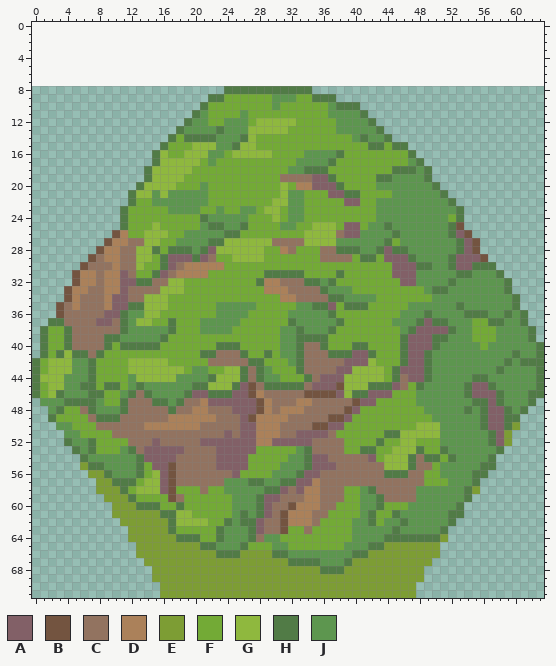
Sprite sheet, stored at Images/TileSets/Civ6/Tiles/Sri Pada.png. The picture above is the old version.
The file is 64x64 pixels. The old version is drawn lined up with the new one, on the new canvas.
Palette (. is transparent): A #826067  B #735440  C #927360  D #ab815a  E #7d9d34  F #73aa36  G #8fb83e  H #517b46  J #5d964f
After the commit:
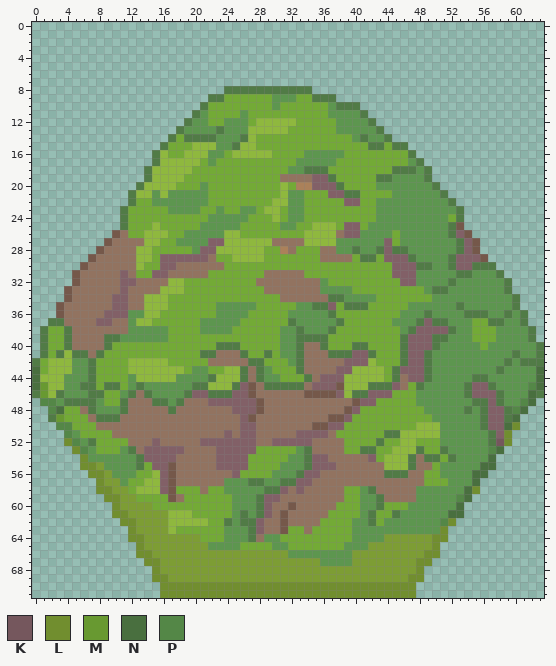
Colours new in this view: K #75575d  L #718e2f  M #689931  N #496f3f  P #548747
Changes in this commit:
canvas 64x64 -> 64x72, the old top-left corner now at 0,8
colour B: #735440 -> #75584a
Changed rows in their new state; - is a pixel that keeps its letter.
first column x 37:
16 -J
17 J-
first column x 0:
24 ---------------------F------------------------------------------
25 ----------------------JJ--F-----------------J-------------------
26 -----------C------------GG-------------------F------------------
27 ----------CC----------AA--------------------A-------------------
28 ---------CC----F-FFF-A----------------JJ------------------------
29 ---------CC-----A---A-------------------------------------------
30 ----------C-----A--CCCCC----------------------------------------
31 ------CC-CC----A--CCCC-------CCCCC----F-------------------------
32 ------CC-CC--CC-------------CCC---CC-F--------------------------
33 -----CC--CC------------------CCC----J---------------------------
34 -----C---C---------------------CC-------------------------------
35 -----C---C--CC--------------------------------------------------
36 -----------A----------------------------------------------------
37 -----------C-----F----------------------------------------------
38 -----------C-----F----------------------------------------------
39 ----------------J-----------------------------------------------
40 -----------FFFFF------------------------------------------------
43 N--------------------------------------------------------------N
44 N--------------------------------------------------------------N
45 NM------------------------------------------------------------PN
46 -M--------------------------C---------------------------------N-
47 -PP------------------C-------C---CC--------------------------PN-
48 --PN----------------CC-------C-CCC--------------------------PN--
49 ---M-------------CCCCCC-----CCCC----------------------------N---
50 ---PP---------CCCCCCC-------CCC----------------------------NL---
51 ----P-----------------------CCC----------------------------L----
52 ----LP----------------------CC----------------------------KL----
53 -----LPJ-------------------------------------------------PN-----
54 ------L--------------------------------------------------N------
55 ------LLE-----------------------------------------------NN------
56 -------LLE---F-----------------------------------------NN-------
57 --------L-EJF----------------------C-------------------N--------
58 --------LL-E----------------------CC------------------NL--------
59 ---------LL-E---------------------CC-----------------PN---------
60 ----------L--EEF--F--------------CCC-----------------N----------
61 ----------LL----EG--------------CCC-----------------NN----------
62 -----------LL----G--------------CCC-----------J----PL-----------
63 ------------L----G-----F---------------------J-----L------------
64 ------------LL----EEE--F--------------------EEEEEELL------------
65 -------------L-------EJ---F---------------EE------L-------------
66 -------------LL--------EEE----EE--------EE-------LL-------------
67 --------------LL----------------EEEE---J--------LL--------------
68 ---------------L--------------------EEE---------L---------------
69 ---------------LL------------------------------LL---------------
70 ----------------LLLLLLLLLLLLLLLLLLLLLLLLLLLLLLLL----------------
71 ----------------LLLLLLLLLLLLLLLLLLLLLLLLLLLLLLLL----------------
